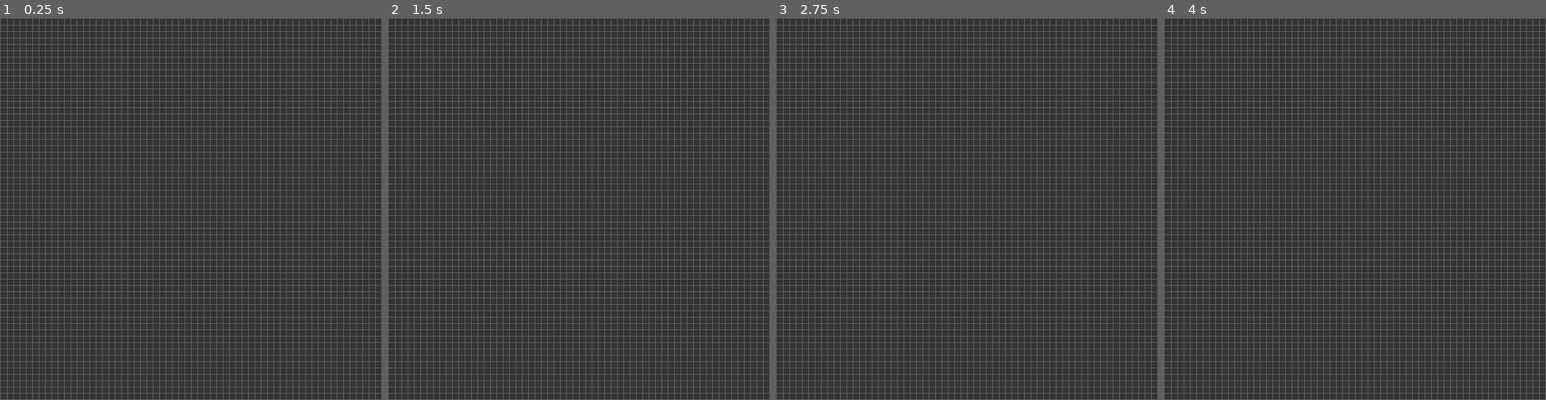
Above: before the commit, frames 1-4 (left to right).
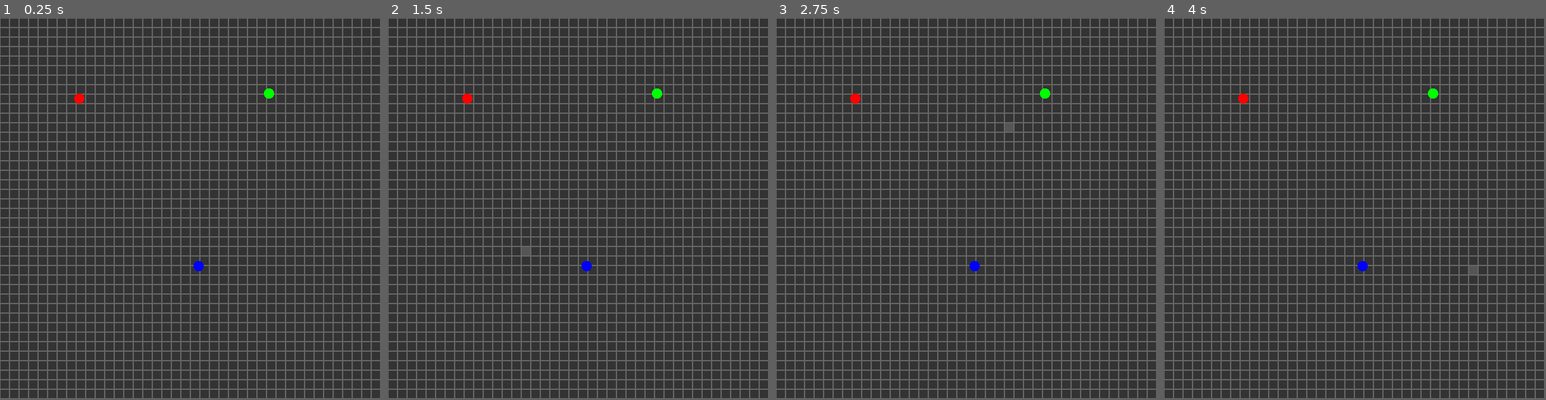
Above: after the commit, the same moments.

Repository: e-thab/raster
Game: Godot game, scene res://Main.tscn
The game is run twice, just before and just after one commit, with the same random seed, the same clock (stepped at 60 frames per second) and the same inputs.
Inputs (mouse positions are in pixels of both pictures, inside the frame that each line leads up to):
- Up to frame 1 (0.25 s): no input
- Up to frame 2 (1.5 s): tap Enter at 0.5 s; move the mouse to (663, 189) at 0.52 s; click (663, 189) at 0.6 s; tap Space at 1.25 s; drag from (502, 228) to (559, 285) at 1.27 s
- Up to frame 3 (2.75 s): tap Enter at 2 s; move the mouse to (1005, 124) at 2.02 s; click (1005, 124) at 2.1 s
- Up to frame 4 (4 s): tap Space at 2.75 s; drag from (1335, 285) to (1240, 151) at 2.77 s; tap Enter at 3.5 s; move the mouse to (1469, 266) at 3.52 s; click (1469, 266) at 3.6 s
In our replay, the window is 602x602 before the commit and 600x600 after it. These sizes can differ from the game's own. Grey fills any space a smaller window leaves; there, only what the larger window draws over its background counts as a difference.

The runs differ from the first frame. In frame 1, 38% of the frame differs, in the area x 0-100%, y 0-100%; in frame 2, 38%; in frame 3, 38%; in frame 4, 38%.

Commit message:
input setup

Diff:
--- /dev/null
+++ b/Handle.tscn
@@ -0,0 +1,26 @@
+[gd_scene load_steps=3 format=3 uid="uid://k5csohdhvgvm"]
+
+[ext_resource type="Texture2D" uid="uid://dcvbc72ox2yaj" path="res://assets/circle.png" id="1_jjnc5"]
+[ext_resource type="Script" path="res://handle.gd" id="1_jt5wl"]
+
+[node name="Handle" type="Control"]
+layout_mode = 3
+anchors_preset = 0
+mouse_filter = 1
+script = ExtResource("1_jt5wl")
+metadata/_edit_group_ = true
+
+[node name="Sprite" type="TextureRect" parent="."]
+self_modulate = Color(1, 0.584314, 0.305882, 1)
+layout_mode = 1
+anchors_preset = -1
+offset_left = -8.0
+offset_top = -8.0
+offset_right = 8.0
+offset_bottom = 8.0
+mouse_filter = 0
+mouse_default_cursor_shape = 2
+texture = ExtResource("1_jjnc5")
+expand_mode = 1
+
+[connection signal="gui_input" from="Sprite" to="." method="_on_sprite_gui_input"]
--- a/Main.tscn
+++ b/Main.tscn
@@ -1,46 +1,70 @@
-[gd_scene load_steps=5 format=3 uid="uid://b7fhgwcpnvom2"]
+[gd_scene load_steps=4 format=3 uid="uid://b7fhgwcpnvom2"]
 
 [ext_resource type="Script" path="res://main.gd" id="1_6450h"]
 [ext_resource type="PackedScene" uid="uid://c838a7fmy6wt" path="res://Pixel.tscn" id="2_5aqao"]
-
-[sub_resource type="CircleShape2D" id="CircleShape2D_kjdbi"]
-
-[sub_resource type="ImageTexture" id="ImageTexture_wkpwj"]
+[ext_resource type="PackedScene" uid="uid://k5csohdhvgvm" path="res://Handle.tscn" id="4_66vi3"]
 
 [node name="Main" type="Control"]
 layout_mode = 3
 anchors_preset = 15
 anchor_right = 1.0
 anchor_bottom = 1.0
-offset_right = -600.0
-offset_bottom = -600.0
 grow_horizontal = 2
 grow_vertical = 2
+size_flags_horizontal = 3
+size_flags_vertical = 3
 script = ExtResource("1_6450h")
 pixel = ExtResource("2_5aqao")
+grid_size = 40
+pixel_color = Color(0.2, 0.2, 0.2, 1)
+grid_color = Color(0.4, 0.4, 0.4, 1)
 
 [node name="Background" type="ColorRect" parent="."]
-custom_minimum_size = Vector2(602, 602)
-layout_mode = 0
-offset_right = 602.0
-offset_bottom = 602.0
-color = Color(0.4, 0.4, 0.4, 1)
+custom_minimum_size = Vector2(600, 600)
+layout_mode = 1
+anchors_preset = 15
+anchor_right = 1.0
+anchor_bottom = 1.0
+grow_horizontal = 2
+grow_vertical = 2
+color = Color(0.2, 0.2, 0.2, 1)
 
 [node name="GridContainer" type="GridContainer" parent="."]
 custom_minimum_size = Vector2(600, 600)
-layout_mode = 0
-offset_left = 1.0
-offset_top = 1.0
-offset_right = 601.0
-offset_bottom = 601.0
-theme_override_constants/h_separation = 1
-theme_override_constants/v_separation = 1
+layout_mode = 1
+anchors_preset = 15
+anchor_right = 1.0
+anchor_bottom = 1.0
+grow_horizontal = 2
+grow_vertical = 2
+theme_override_constants/h_separation = 0
+theme_override_constants/v_separation = 0
 columns = 2
 
-[node name="Area2D" type="Area2D" parent="."]
+[node name="HandleA" parent="." instance=ExtResource("4_66vi3")]
+layout_mode = 1
+offset_left = 125.0
+offset_top = 127.0
+offset_right = 125.0
+offset_bottom = 127.0
+color = Color(1, 0, 0, 1)
 
-[node name="CollisionShape2D" type="CollisionShape2D" parent="Area2D"]
-shape = SubResource("CircleShape2D_kjdbi")
+[node name="HandleB" parent="." instance=ExtResource("4_66vi3")]
+layout_mode = 1
+offset_left = 424.0
+offset_top = 119.0
+offset_right = 424.0
+offset_bottom = 119.0
+color = Color(0, 1, 0, 1)
 
-[node name="Sprite2D" type="Sprite2D" parent="Area2D"]
-texture = SubResource("ImageTexture_wkpwj")
+[node name="HandleC" parent="." instance=ExtResource("4_66vi3")]
+layout_mode = 1
+offset_left = 313.0
+offset_top = 391.0
+offset_right = 313.0
+offset_bottom = 391.0
+color = Color(0, 0, 1, 1)
+
+[connection signal="reposition" from="HandleA" to="." method="_on_handle_a_reposition"]
+[connection signal="reposition" from="HandleB" to="." method="_on_handle_b_reposition"]
+[connection signal="reposition" from="HandleC" to="." method="_on_handle_c_reposition"]
--- a/Pixel.tscn
+++ b/Pixel.tscn
@@ -2,16 +2,43 @@
 
 [ext_resource type="Script" path="res://pixel.gd" id="1_ltrxk"]
 
-[node name="Pixel" type="ColorRect"]
-self_modulate = Color(0.2, 0.2, 0.2, 1)
+[node name="Pixel" type="Control"]
 custom_minimum_size = Vector2(1, 1)
-anchors_preset = -1
+layout_mode = 3
 anchor_right = 0.033
 anchor_bottom = 0.033
 offset_right = 0.200001
 offset_bottom = 0.200001
+size_flags_horizontal = 3
+size_flags_vertical = 3
+script = ExtResource("1_ltrxk")
+
+[node name="GridBorder" type="ColorRect" parent="."]
+custom_minimum_size = Vector2(3, 3)
+layout_mode = 1
+anchors_preset = 15
+anchor_right = 1.0
+anchor_bottom = 1.0
+grow_horizontal = 2
+grow_vertical = 2
+mouse_filter = 1
+
+[node name="PixelFill" type="ColorRect" parent="."]
+custom_minimum_size = Vector2(1, 1)
+layout_mode = 1
+anchors_preset = 15
+anchor_right = 1.0
+anchor_bottom = 1.0
+offset_left = 1.0
+offset_top = 1.0
+offset_right = -1.0
+offset_bottom = -1.0
 grow_horizontal = 2
 grow_vertical = 2
 size_flags_horizontal = 3
 size_flags_vertical = 3
-script = ExtResource("1_ltrxk")
+mouse_filter = 1
+color = Color(0.4, 0.4, 0.4, 1)
+
+[connection signal="mouse_entered" from="." to="." method="_on_mouse_entered"]
+[connection signal="mouse_exited" from="." to="." method="_on_mouse_exited"]
--- /dev/null
+++ b/handle.gd
@@ -0,0 +1,35 @@
+extends Control
+
+signal reposition(pos)
+signal drag_end
+
+@export var color: Color
+
+var dragging = false
+var offset = Vector2.ZERO
+
+# Called when the node enters the scene tree for the first time.
+func _ready():
+	$Sprite.self_modulate = color
+
+
+# Called every frame. 'delta' is the elapsed time since the previous frame.
+func _process(delta):
+	if dragging:
+		var mouse_pos = get_viewport().get_mouse_position()
+		var new_pos = mouse_pos + offset
+
+		new_pos = new_pos.clamp(Vector2.ZERO, Vector2(get_viewport().size) - Vector2.ONE)
+
+		if position != new_pos:
+			position = new_pos
+			reposition.emit(position)
+
+
+func _on_sprite_gui_input(event):
+	if Input.is_action_just_pressed("Click"):
+		offset = position - get_viewport().get_mouse_position()
+		dragging = true
+	elif Input.is_action_just_released("Click"):
+		dragging = false
+		drag_end.emit()
--- a/main.gd
+++ b/main.gd
@@ -2,22 +2,79 @@
 
 @export var pixel: PackedScene
 @export var grid_size = 60
-var img  # Array of Pixels that represent the image
+@export var pixel_color: Color
+@export var grid_color: Color
+
+var pixel_size = 15
+var img: Array  # 2D Array of Pixels that represent the 'image'
+
+# Handle positions converted to Pixel array index pairs, [img[x][y]]
+var pos_a: Vector2i = Vector2i.ZERO
+var pos_b: Vector2i = Vector2i.ZERO
+var pos_c: Vector2i = Vector2i.ZERO
 
 
 # Called when the node enters the scene tree for the first time.
 func _ready():
+	get_tree().get_root().size_changed.connect(_on_window_resize)
+
 	var grid = $GridContainer
 	grid.columns = grid_size
-	var pixel_size = 600 / grid_size
+	pixel_size = 600 / grid_size
+
+	for y in range(grid_size):
+		var column = []
+		column.resize(grid_size)
+		column.fill(0)
+		img.append(column)
+		print(img[y])
 
 	for y in range(grid_size):
 		for x in range(grid_size):
 			var p = pixel.instantiate()
-			p.set_size( Vector2(pixel_size, pixel_size),  )
+			p.x = x
+			p.y = y
+			p.fill_color = pixel_color
+			p.grid_color = grid_color
+			p.set_size( Vector2(pixel_size, pixel_size) )
+			img[x][y] = p
 			grid.add_child(p)
 
 
 # Called every frame. 'delta' is the elapsed time since the previous frame.
 func _process(delta):
 	pass
+
+
+func get_pixel(pos):
+	# Get image 'Pixel' coordinates from actual screen pixel coordinates
+	return Vector2i(pos.x/pixel_size, pos.y/pixel_size)
+
+
+func _on_window_resize():
+	pixel_size = get_viewport().size.x / grid_size
+	print(get_viewport().size)
+
+
+func _on_handle_a_reposition(pos):
+	var pixel_pos = get_pixel(pos)
+	if pos_a != pixel_pos:
+		pos_a = pixel_pos
+		print("A: (%s, %s)" % [pos_a.x, pos_a.y])
+		# Set handle A here
+
+
+func _on_handle_b_reposition(pos):
+	var pixel_pos = get_pixel(pos)
+	if pos_b != pixel_pos:
+		pos_b = pixel_pos
+		print("B: (%s, %s)" % [pos_b.x, pos_b.y])
+		# Set handle B here
+
+
+func _on_handle_c_reposition(pos):
+	var pixel_pos = get_pixel(pos)
+	if pos_c != pixel_pos:
+		pos_c = pixel_pos
+		print("C: (%s, %s)" % [pos_c.x, pos_c.y])
+		# Set handle C here
--- a/pixel.gd
+++ b/pixel.gd
@@ -1,10 +1,28 @@
-extends ColorRect
+extends Control
+
+signal hovering(pixel)
+
+var x = -1
+var y = -1
+var grid_color: Color
+var fill_color: Color
 
 # Called when the node enters the scene tree for the first time.
 func _ready():
-	pass # Replace with function body.
+	$PixelFill.color = fill_color
+	$GridBorder.color = grid_color
 
 
 # Called every frame. 'delta' is the elapsed time since the previous frame.
 func _process(delta):
 	pass
+
+
+func _on_mouse_entered():
+	$PixelFill.color = Color("#555555")
+	hovering.emit(self)
+	#print("(%s, %s): %s" % [x, y, size])
+
+
+func _on_mouse_exited():
+	$PixelFill.color = fill_color
--- a/project.godot
+++ b/project.godot
@@ -17,13 +17,22 @@
 
 [display]
 
-window/size/viewport_width=602
-window/size/viewport_height=602
+window/size/viewport_width=600
+window/size/viewport_height=600
+window/stretch/mode="viewport"
 
 [filesystem]
 
 import/blender/enabled=false
 
+[input]
+
+Click={
+"deadzone": 0.5,
+"events": [Object(InputEventMouseButton,"resource_local_to_scene":false,"resource_name":"","device":-1,"window_id":0,"alt_pressed":false,"shift_pressed":false,"ctrl_pressed":false,"meta_pressed":false,"button_mask":1,"position":Vector2(75, 19),"global_position":Vector2(79, 60),"factor":1.0,"button_index":1,"canceled":false,"pressed":true,"double_click":false,"script":null)
+]
+}
+
 [rendering]
 
 renderer/rendering_method="gl_compatibility"
Binary file added: assets/circle.png
Not shown, added: assets/circle.png.import
